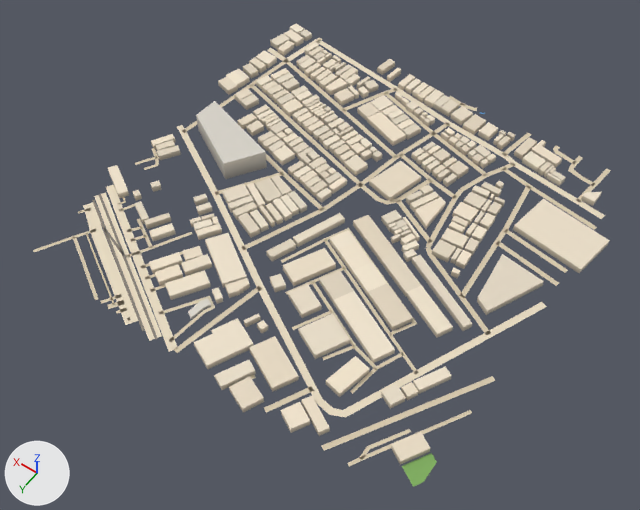
One commit to the glTF model public/assets/bengaluru-region-v1/tiles/t-10_9-l0.glb: the scene before it, then after it.
The view is the same before and after, from a camera (50 mm lens) standing at (-5121.0, 5309.0, 785.0) and looking at (-4756.0, 4798.0, -18.0). The axes (+X, +Y, +Z) are drawn at lower left. The lights are the same throughout. The older version comes first. Vertices at exactly the same position are counted once.

In view in the first picture: 'building', 'ground'.
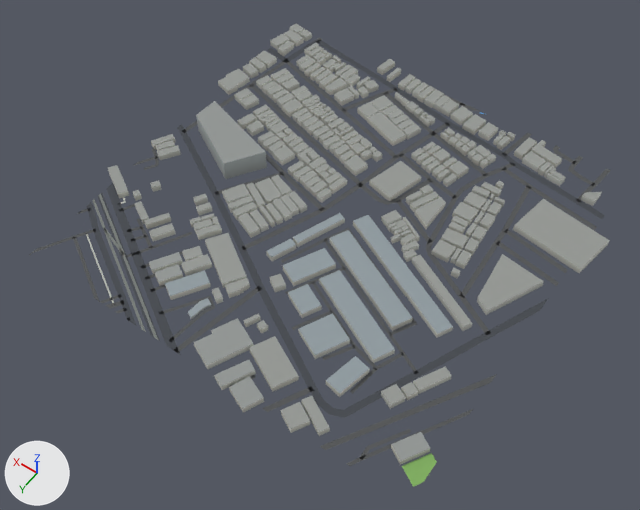
Edits to the scene script, one JSON object a line:
```json
{"block": "me_building", "where": "# used by ob_building; location = (-5000.0, 4500.0, 0.0)"}
{"op": "remove", "block": "me_building", "code": "me_building.from_pydata(...)  # 2406 vertices, 3084 faces; spans x -21.0..517.0, y -12.0..514.0, z 0.0..27.0"}
{"op": "add", "block": "me_building", "code": "me_building.from_pydata(...)  # 2406 vertices, 3730 faces; spans x -21.0..517.0, y -12.0..514.0, z 0.0..27.0"}
{"block": "me_building", "change": "me_building part 1: 3084 kept faces spanning x -21.0..517.0, y -12.0..514.0, z 0.0..27.0 get new vertex colours"}
{"block": "me_ground", "where": "# used by ob_ground; location = (-5000.0, 4500.0, 0.0)"}
{"op": "remove", "block": "me_ground", "code": "me_ground.from_pydata(...)  # 790 vertices, 612 faces; spans x -4.0..504.0, y -3.0..506.0, z 1.0"}
{"op": "add", "block": "me_ground", "code": "me_ground.from_pydata(...)  # 816 vertices, 638 faces; spans x 0.0..500.0, y 0.0..500.0, z 1.0"}
{"block": "me_ground", "change": "me_ground part 2: the loose piece of 14 vertices spanning x 340.0..418.0, y 453.0..506.0, z 1.0 is rebuilt with 16 vertices and now spans x 337.0..417.0, y 456.0..500.0, z 1.0"}
{"block": "me_ground", "change": "me_ground part 3: the loose piece of 14 vertices spanning x 411.0..504.0, y 400.0..465.0, z 1.0 is rebuilt with 14 vertices and now spans x 413.0..500.0, y 402.0..462.0, z 1.0"}
{"block": "me_ground", "change": "me_ground part 4: the loose piece of 12 vertices spanning x -3.0..99.0, y 335.0..502.0, z 1.0 is rebuilt with 14 vertices and now spans x 0.0..100.0, y 331.0..500.0, z 1.0"}
{"block": "me_ground", "change": "me_ground part 5: the loose piece of 10 vertices spanning x 408.0..504.0, y 381.0..446.0, z 1.0 is rebuilt with 10 vertices and now spans x 410.0..500.0, y 383.0..443.0, z 1.0"}
{"block": "me_ground", "change": "me_ground part 6: the loose piece of 10 vertices spanning x 307.0..415.0, y 434.0..506.0, z 1.0 is rebuilt with 10 vertices and now spans x 303.0..414.0, y 437.0..500.0, z 1.0"}
{"block": "me_ground", "change": "me_ground part 7: 34 vertices moved from x 164.0..503.0, y 241.0..504.0, z 1.0 to x 163.0..500.0, y 249.0..500.0, z 1.0; 29 vertices removed from x 208.0..502.0, y 249.0..502.0, z 1.0; 45 vertices added at x 206.0..500.0, y 241.0..500.0, z 1.0"}
{"block": "me_ground", "change": "me_ground part 8: 21 vertices moved from x 1.0..227.0, y -1.0..261.0, z 1.0 to x 0.0..233.0, y 0.0..262.0, z 1.0; 10 vertices removed from x -4.0..251.0, y -3.0..226.0, z 1.0; 14 vertices added at x 0.0..266.0, y 0.0..235.0, z 1.0"}
{"block": "me_ground", "change": "me_ground part 9: 5 vertices moved from x 29.0..69.0, y 436.0..501.0, z 1.0 to x 19.0..69.0, y 421.0..500.0, z 1.0; 5 vertices removed from x -2.0..32.0, y 382.0..434.0, z 1.0; 5 vertices added at x 0.0..23.0, y 379.0..419.0, z 1.0"}
{"block": "me_ground", "change": "me_ground part 10: 2 vertices removed from x 499.0..501.0, y 56.0..64.0, z 1.0; 4 vertices added at x 492.0..500.0, y 56.0..65.0, z 1.0"}
{"block": "me_ground", "change": "me_ground part 11: 501 kept faces spanning x 0.0..500.0, y 0.0..500.0, z 1.0 get new vertex colours; the middle colour goes from beige #d7c9ae to dark grey #535556"}
```

Boxes (x1, y1, x2, y2) around the edits, measured in the pictures (640 x 510 px; the box of a moved part takes in the faces that stretch with it):
```json
{"object": "ground", "change": "reshaped", "before": [33, 37, 611, 487], "after": [29, 38, 611, 487]}
{"part": 1, "of": "me_building", "change": "recoloured", "before": [108, 23, 610, 464], "after": [108, 23, 610, 464], "on screen": "darker"}
{"part": 2, "of": "me_ground", "change": "rebuilt", "before": [104, 265, 138, 325], "after": [107, 266, 137, 326], "on screen": "11% narrower"}
{"part": 3, "of": "me_ground", "change": "rebuilt", "before": [83, 203, 116, 268], "after": [86, 202, 113, 267], "on screen": "18% narrower"}
{"part": 4, "of": "me_ground", "change": "rebuilt", "before": [322, 376, 495, 451], "after": [320, 374, 497, 450]}
{"part": 5, "of": "me_ground", "change": "rebuilt", "before": [94, 192, 130, 259], "after": [98, 193, 127, 258], "on screen": "19% narrower"}
{"part": 6, "of": "me_ground", "change": "rebuilt", "before": [118, 255, 162, 341], "after": [121, 256, 161, 342], "on screen": "9% narrower"}
{"part": 7, "of": "me_ground", "change": "moved or reshaped", "before": [33, 125, 271, 413], "after": [29, 124, 271, 412]}
{"part": 8, "of": "me_ground", "change": "moved or reshaped", "before": [449, 96, 605, 337], "after": [445, 95, 605, 337]}
{"part": 9, "of": "me_ground", "change": "moved or reshaped", "before": [347, 410, 472, 467], "after": [346, 409, 473, 466]}
{"part": 10, "of": "me_ground", "change": "moved or reshaped", "before": [267, 48, 287, 61], "after": [267, 47, 287, 62]}
{"part": 11, "of": "me_ground", "change": "recoloured", "before": [54, 39, 611, 466], "after": [54, 39, 611, 466]}
```
